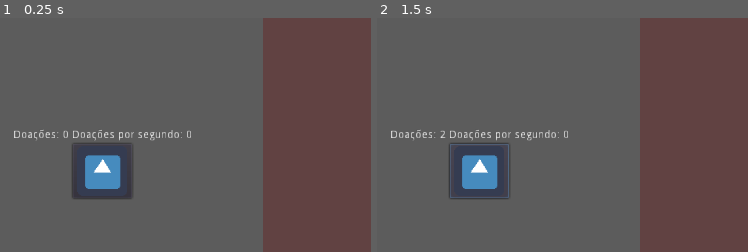
Above: before the commit, frames 1-2 (left to right).
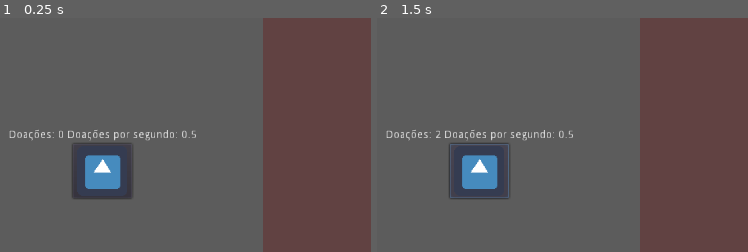
Above: after the commit, the same moments.

Repository: LeonardoBevilacqua/Blood-clicker
Game: Godot game, scene res://scenes/mainGame.tscn
Same seed, same stepped clock (60 frames per second), same inputs: the game is played once before the commit and once after it. The engine's default icon, where the game draws it, is replaced by a stand-in: a white triangle on a blue panel in a dark square.
Inputs (mouse positions are % of the whole screen's width and height, from its top left):
- Up to frame 1 (0.25 s): no input
- Up to frame 2 (1.5 s): click (14, 52) at 0.5 s; click (14, 52) at 1.25 s
The pictures show only the part of the screen within x 0-50%, y 19-69%; the shares and areas given below are measured in that part.

The runs differ from the first frame. In frame 1, 0.9% of the frame differs, in the area x 2-53%, y 47-53%; in frame 2, 0.9%.

Commit message:
ajustes e adicionado criação de save

Diff:
--- a/scripts/ClickerPanel.gd
+++ b/scripts/ClickerPanel.gd
@@ -1,9 +1,15 @@
 extends Node
 
 signal update_counter
+
+onready var labels = $Control/Rows/LabelsColumn
 
 func _on_Button_pressed():
 	emit_signal("update_counter")
 
 func updateCounterLabel(counter):
-	$Control/Rows/LabelsColumn/Counter.text = str("Doações: ", counter)
+
+	labels.get_node("Counter").text = str("Doações: ", counter)
+
+func updateCounterPerSecondLabel(counterPerSecond):
+	labels.get_node("CounterPerSecond").text = str("Doações por segundo: ", counterPerSecond)
--- a/scripts/mainGame.gd
+++ b/scripts/mainGame.gd
@@ -8,15 +8,35 @@
 	self.counter = 0
 	self.counterPerClick = 1
 	self.counterPerSecond = 0.5
-	$ClickerPanel.connect("update_counter", self, "updateCounter")
 
-func updateCounter():
-	self.counter += self.counterPerClick
+	$ClickerPanel.connect("update_counter", self, "updateCounterByClick")
+	self.updateCounterPerSecondLabel()
+
+func updateCounter(value):
+	self.counter += value
 	self.updateCounterLabel()
 
+func updateCounterByClick():
+	updateCounter(self.counterPerClick)
+
 func _on_Timer_timeout():
-	self.counter += self.counterPerSecond
-	self.updateCounterLabel()
+	updateCounter(self.counterPerSecond)
 
 func updateCounterLabel():
-	$ClickerPanel.updateCounterLabel(int(counter))
+	$ClickerPanel.updateCounterLabel(int(self.counter))
+
+func updateCounterPerSecondLabel():
+	$ClickerPanel.updateCounterPerSecondLabel(self.counterPerSecond)
+
+func save():
+	print("salvando")
+	var save = {
+		"counter" : self.counter,
+		"counterPerSecond" : self.counterPerSecond,
+		"counterPerClick" : self.counterPerClick
+	}
+
+	var save_game = File.new()
+	save_game.open("user://savegame.save", File.WRITE)
+	save_game.store_line(to_json(save))
+	save_game.close()
Not shown, added: savegame.save
